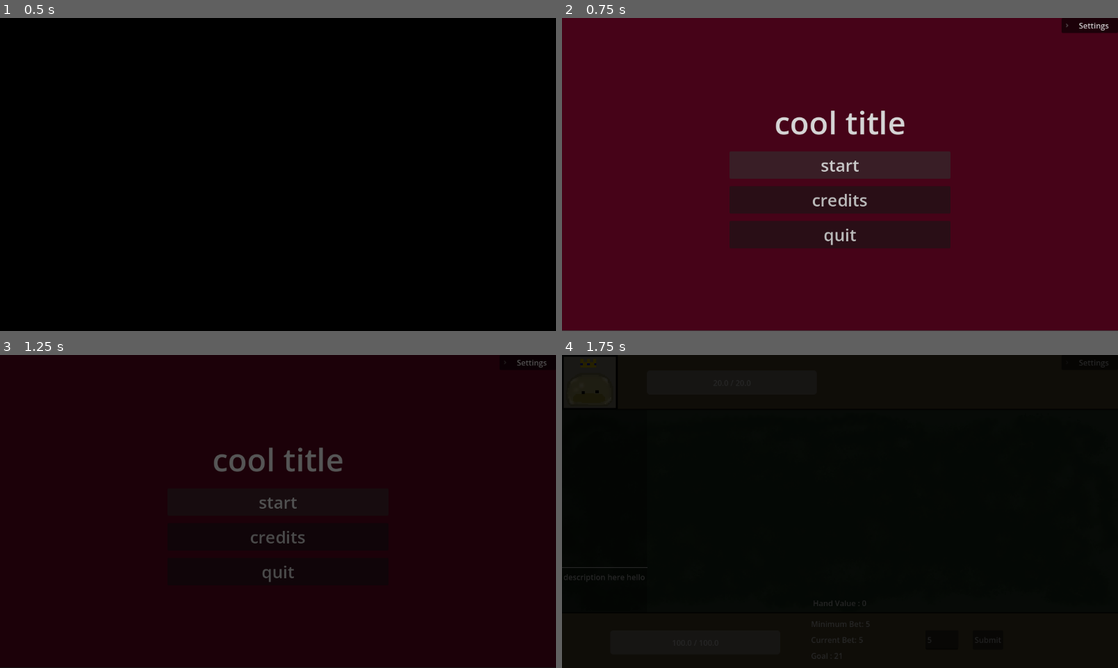
Above: before the commit, frames 1-4 (two rows, left to right).
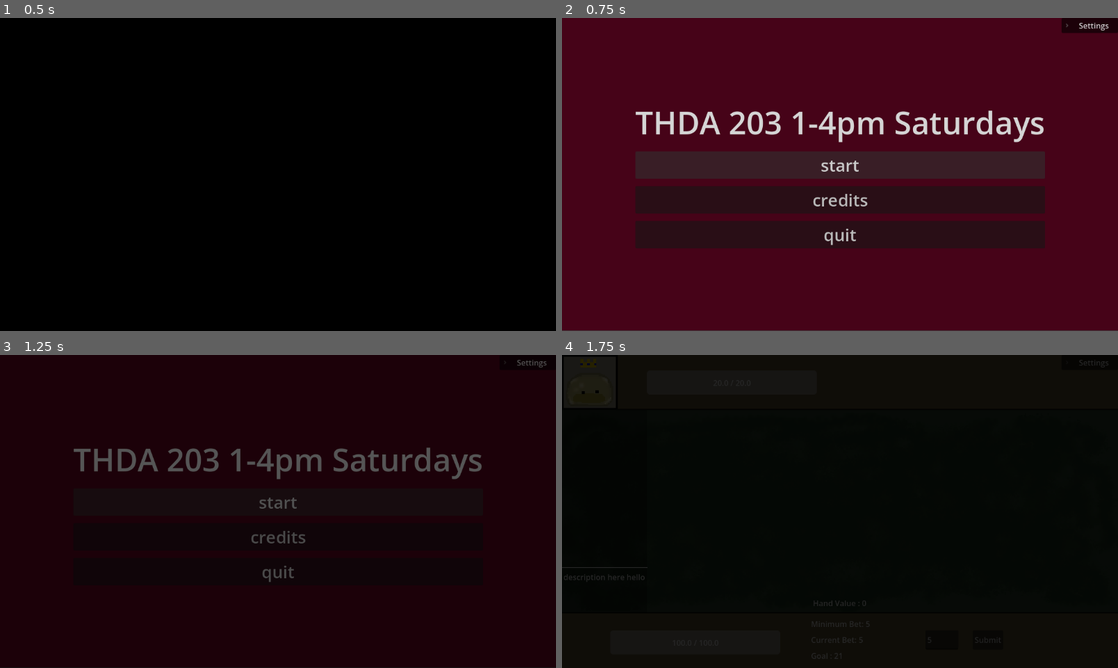
Above: after the commit, the same moments.

Repository: ZaneSoCool/GDaM-Mega-Collab-Fall-2025
Game: Godot game, scene res://Scenes/Menu.tscn
Two runs of this game, one before a commit and one after it. Both use one fixed random seed, a clock stepped at 60 frames per second and the inputs below.
Inputs:
- Up to frame 1 (0.5 s): no input
- Up to frame 2 (0.75 s): click "start" at 0.5 s
- Up to frame 3 (1.25 s): no input
- Up to frame 4 (1.75 s): click "start" at 1.25 s

Frame 1 is identical in both runs. In frame 2, 11% of the frame differs, in the area x 13-87%, y 29-74%; in frame 3, 2.2%; in frame 4, nothing differs.

Commit message:
added title

Diff:
--- a/Scenes/Menu.tscn
+++ b/Scenes/Menu.tscn
@@ -40,7 +40,7 @@
 
 [node name="Title" type="Label" parent="VBoxContainer" unique_id=1923076440]
 layout_mode = 2
-text = "cool title"
+text = "THDA 203 1-4pm Saturdays"
 label_settings = SubResource("LabelSettings_uubjt")
 horizontal_alignment = 1
 
